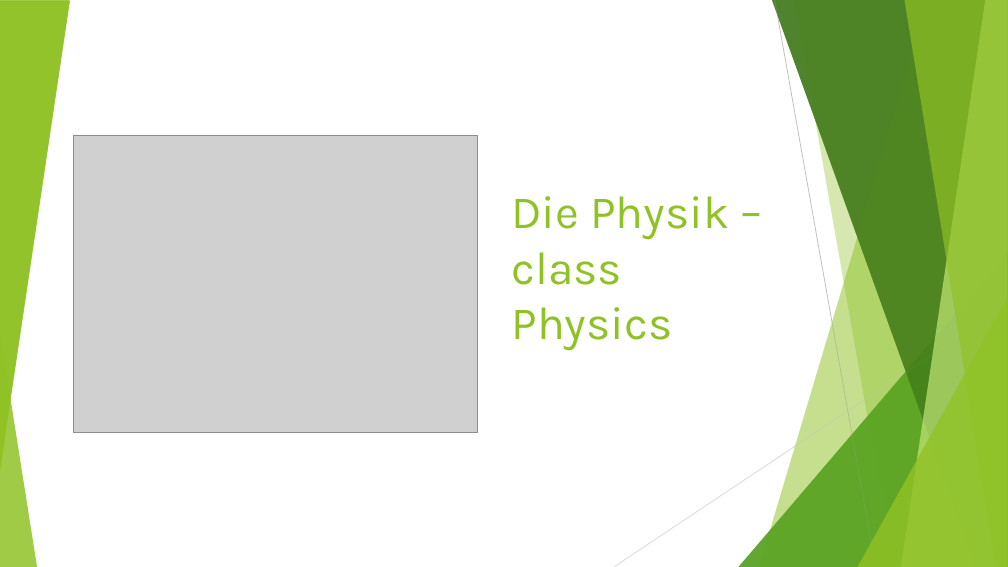
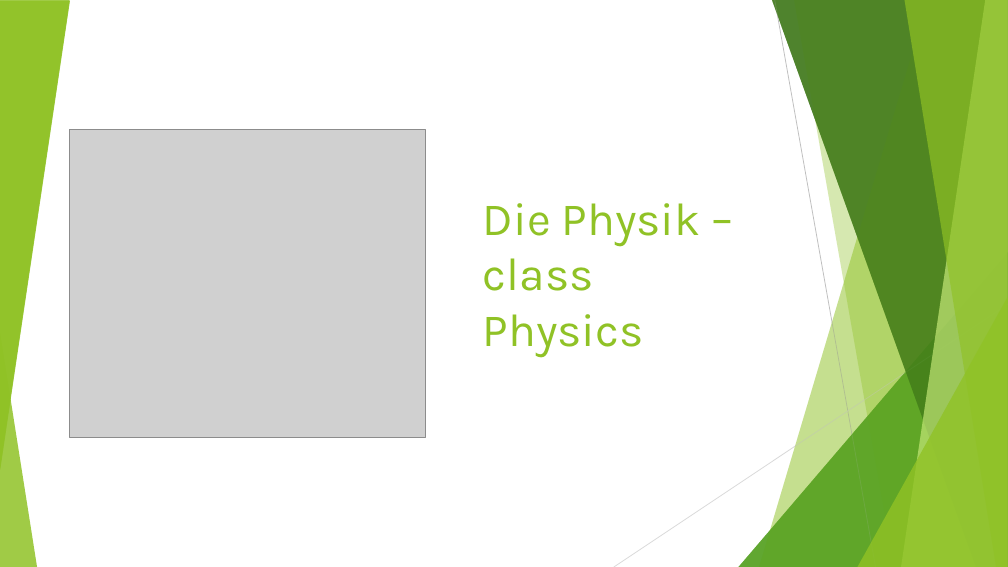
Before and after one commit to ArborLovis/BalanceControl, a slide deck: slide 5 of OSD_BallControl.pptx (slide 4 before the commit). Drawn at 1008x567 pixels with LibreOffice and Linux fonts; fonts in the diff are those of the drawing; grey boxes stand for pictures. Boxes give left, top, right and bottom in pixels: in the first picture for what was removed or moved away, otherwise in the second. Text is boxed around its words. In the diff, an @@ line names an element or a change of style, - is before the commit and + after.

```diff
--- a/OSD_BallControl.pptx
+++ b/OSD_BallControl.pptx
@@ title "Die Physik – class Physics": place and size @@
-title "Die Physik – class Physics" at bbox=[511, 196, 729, 350]
+title "Die Physik – class Physics" at bbox=[483, 203, 701, 357]
@@ picture: place and size @@
-picture at bbox=[73, 135, 477, 433]
+picture at bbox=[70, 129, 425, 437]
```
Also in this commit, not shown: 5 other slides changed, 2 slides added, 1 slide removed, 3 other files.
